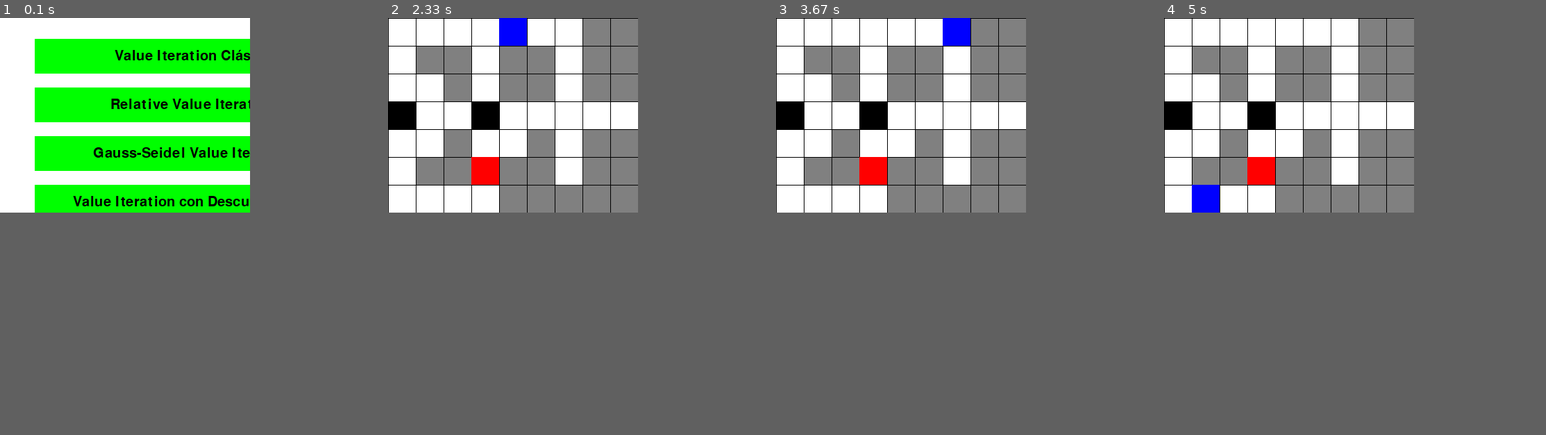
Above: before the commit, frames 1-4 (left to right).
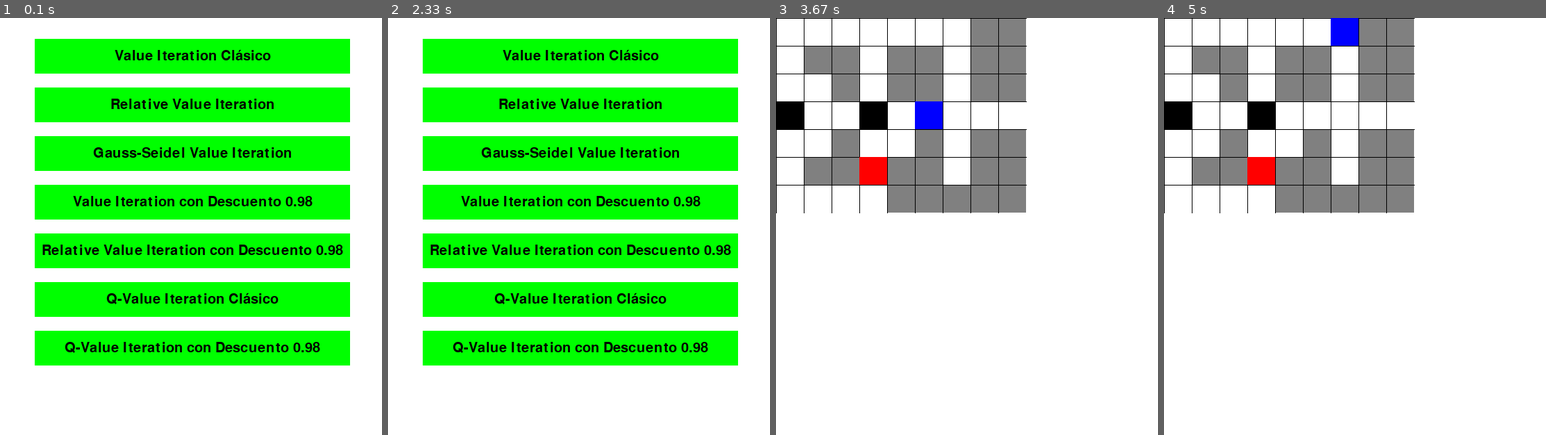
Above: after the commit, the same moments.

Repository: ancaryee/Robotica_T1
Game: pygame game, started from completo.py
Same seed, same stepped clock (60 frames per second), same inputs: the game is played once before the commit and once after it.
Inputs (mouse positions are in pixels of both pictures, inside the frame that each line leads up to):
- Up to frame 1 (0.1 s): no input
- Up to frame 2 (2.33 s): click (579, 347) at 0.38 s, where only the run after the commit has a clickable "Q-Value Iteration con Descuen…"; click (525, 397) at 1.92 s, where only the run after the commit has a clickable "Home"; move the mouse to (487, 143) at 2.3 s
- Up to frame 3 (3.67 s): click (875, 143) at 2.35 s
- Up to frame 4 (5 s): click (1301, 397) at 3.88 s, where only the run after the commit has a clickable "Home"; click (1454, 188) at 4.32 s
The window is 360x280 before the commit and 550x600 after it. Grey fills any space a smaller window leaves; there, only what the larger window draws over its background counts as a difference.

The runs differ from the first frame. In frame 1, 30% of the frame differs, in the area x 9-92%, y 5-84%; in frame 2, 54%, in the area x 0-92%, y 0-84%; in frame 3, 1.0%; in frame 4, 1.0%.

Commit message:
funcionando bien

Diff:
--- a/completo.py
+++ b/completo.py
@@ -173,7 +173,8 @@
 nMETA = 27
 
 def resetear_estado():
-    global posicion_robot, instrucciones, ejemplo_mapa
+    global posicion_robot, instrucciones, ejemplo_mapa, meta_alcanzada, pasos_totales, errores
+    # Restablecer el mapa a su estado inicial
     ejemplo_mapa = [
         [' ', ' ', ' ', ' ', ' ', ' ', ' ', '_', '_'],
         [' ', '_', '_', ' ', '_', '_', ' ', '_', '_'],
@@ -183,8 +184,14 @@
         [' ', '_', '_', ' ', '_', '_', ' ', '_', '_'],
         [' ', ' ', ' ', ' ', '_', '_', '_', '_', '_']
     ]
+    # Seleccionar una posición inicial aleatoria para el robot que no esté bloqueada
     posicion_robot = seleccionar_posicion_inicial_aleatoria(ejemplo_mapa)
-    instrucciones = []  # Limpia cualquier instrucción previa
+    # Reiniciar las instrucciones
+    instrucciones = []
+    # Restablecer las variables de estado
+    meta_alcanzada = False
+    pasos_totales = 0
+    errores = 0
 
 def nRw(nS, nA):
     if nS == nMETA:
@@ -213,7 +220,6 @@
 mostrar_menu = True
 ###################################################
 #ALGORITMOS
-instrucciones = []  # Inicializar la variable antes del bucle principal
 # Función para ejecutar un algoritmo basado en la selección
 def ejecutar_algoritmo(seleccion):
     global instrucciones
@@ -235,7 +241,6 @@
                 aX = aQ[s][:]
                 aE[nK][s] = max(aX)
                 aP[nK][s] = aX.index(max(aX))
-            print(nK, aP[nK])
             nK += 1
 
         instrucciones = aP[-1]  # Asignar las instrucciones obtenidas del modelo de Markov
@@ -268,7 +273,6 @@
                 policy[s] = max(range(nA), key=lambda a: sum([aT[a][s][sp] * (nRw(sp, a) + Ld * V[sp]) for sp in range(nS)]))
 
             iteracion += 1  # Incrementar el contador de iteraciones
-            print(f"Iteración {iteracion}, Delta: {delta}")  # Opcional: imprimir el progreso
 
         print("Política óptima calculada usando Relative Value Iteration:", policy)
         aP.append(policy)
@@ -299,7 +303,6 @@
                 policy[s] = max(range(nA), key=lambda a: sum([aT[a][s][sp] * (nRw(sp, a) + Ld * V[sp]) for sp in range(nS)]))
 
             iteracion += 1  # Incrementar el contador de iteraciones
-            print(f"Iteración {iteracion}, Delta: {delta}")  # Opcional: imprimir el progreso
 
         print("Política óptima calculada usando Gauss-Seidel Value Iteration:", policy)
         aP.append(policy)
@@ -329,7 +332,6 @@
                 policy[s] = max(range(nA), key=lambda a: sum([aT[a][s][sp] * (nRw(sp, a) + Ld * V[sp]) for sp in range(nS)]))
 
             iteracion += 1  # Incrementar el contador de iteraciones
-            print(f"Iteración {iteracion}, Delta: {delta}")  # Opcional: imprimir el progreso
 
         print("Política óptima calculada usando Value Iteration con Descuento 0.98:", policy)
         aP.append(policy)
@@ -363,7 +365,6 @@
                 policy[s] = max(range(nA), key=lambda a: sum([aT[a][s][sp] * (nRw(sp, a) + Ld * V[sp]) for sp in range(nS)]))
 
             iteracion += 1  # Incrementar el contador de iteraciones
-            print(f"Iteración {iteracion}, Delta: {delta}")  # Opcional: imprimir el progreso
 
         print("Relative Value Iteration con Descuento 0.98:", policy)
         aP.append(policy)
@@ -389,7 +390,6 @@
                     delta = max(delta, abs(q_old - Q[s][a]))  # Actualizar delta
 
             iteracion += 1  # Incrementar el contador de iteraciones
-            print(f"Iteración {iteracion}, Delta: {delta}")  # Opcional: imprimir el progreso
 
         # Extraer la política óptima de la tabla Q
         policy = [max(range(nA), key=lambda a: Q[s][a]) for s in range(nS)]
@@ -417,7 +417,6 @@
                     Q[s][a] = sum([aT[a][s][sp] * (nRw(sp, a) + Ld * max(Q[sp])) for sp in range(nS)])
                     delta = max(delta, abs(q_old - Q[s][a]))  # Actualizar delta
             iteracion += 1  # Incrementar el contador de iteraciones
-            print(f"Iteración {iteracion}, Delta: {delta}")  # Opcional: imprimir el progreso
 
         # Extraer la política óptima de la tabla Q
         policy = [max(range(nA), key=lambda a: Q[s][a]) for s in range(nS)]
@@ -429,7 +428,7 @@
 
 
 # Configurar la pantalla
-pantalla = pygame.display.set_mode((ANCHO, ALTO))
+pantalla = pygame.display.set_mode((550, 600))
 pygame.display.set_caption('Seleccionar Algoritmo')
 
 # Fuente para el texto
@@ -468,6 +467,7 @@
     text_rect = text.get_rect()
     text_rect.center = home_button.center
     pantalla.blit(text, text_rect)
+
 # Asegúrate de que el tamaño del botón es suficiente para el texto
 button_width = max(font.size(alg)[0] for alg in algorithms) + 20  # Agrega un poco de margen
 buttons = [pygame.Rect(50, 30 + i*70, button_width, 50) for i, alg in enumerate(algorithms)]
@@ -491,30 +491,30 @@
         if evento.type == pygame.QUIT:
             jugando = False
         elif evento.type == pygame.MOUSEBUTTONDOWN:
+            mouse_pos = evento.pos
             if mostrar_menu:
-                mouse_pos = evento.pos
                 for i, button in enumerate(buttons):
                     if button.collidepoint(mouse_pos):
                         print(f"Ejecutando {algorithms[i]}")
-                        resetear_estado()  # Resetear el estado antes de ejecutar el nuevo algoritmo
-                        ejecutar_algoritmo(algorithms[i])
+                        resetear_estado()
+                        instrucciones = ejecutar_algoritmo(algorithms[i])
                         mostrar_menu = False
-                        mostrar_home = True  # Muestra el botón Home después de seleccionar un algoritmo
-            elif mostrar_home and home_button.collidepoint(evento.pos):  # Si se clickea el botón Home
-                resetear_estado()  # Resetear el estado al volver al menú
+                        mostrar_home = True
+            elif mostrar_home and home_button.collidepoint(mouse_pos):
                 mostrar_menu = True
-                mostrar_home = False  # Oculta el botón Home
-
-    pantalla.fill(BLANCO)  # Limpia la pantalla
+                mostrar_home = False
+
+    pantalla.fill(BLANCO)
     if mostrar_menu:
         draw_menu()
-    elif mostrar_home:
-        draw_home_button()
+    else:
+        if mostrar_home:
+            draw_home_button()
         dibujar_mapa(ejemplo_mapa, pantalla)
-        if instrucciones:
+        if instrucciones and not mostrar_menu:
             mover_robot()
             pygame.display.flip()
-            time.sleep(0.5)
+            time.sleep(0.3)
 
 pygame.quit()
 sys.exit()
--- /dev/null
+++ b/import pygame.py
@@ -0,0 +1,237 @@
+import pygame
+import sys
+import time
+import random
+
+# Definir colores
+BLANCO, NEGRO, GRIS, ROJO, AZUL = (255, 255, 255), (0, 0, 0), (128, 128, 128), (255, 0, 0), (0, 0, 255)
+NORTE, SUR, ESTE, OESTE = 0, 1, 2, 3
+
+# Funciones del modelo de Markov
+def mapear_a_estados(mapa):
+    estados = []
+    for i in range(len(mapa)):
+        for j in range(len(mapa[0])):
+            if mapa[i][j] not in "_M":
+                estados.append((i, j))
+    return estados
+
+def construir_matriz_transicion(mapa, estados, direccion_principal):
+    n = len(estados)
+    P = [[0 for _ in range(n)] for _ in range(n)]
+
+    def indice_estado(estado):
+        if estado in estados:
+            return estados.index(estado)
+        return None
+
+    for estado in estados:
+        i, j = estado
+        indice_actual = indice_estado((i, j))
+        P[indice_actual][indice_actual] = 1.0
+
+        # Definir direcciones y probabilidades dentro del bucle
+        desplazamientos_direccion = {
+            'norte': ((i-1, j), 0.90, [('este', (i, j+1), 0.05), ('oeste', (i, j-1), 0.05)]),
+            'sur':   ((i+1, j), 0.90, [('este', (i, j+1), 0.05), ('oeste', (i, j-1), 0.05)]),
+            'este':  ((i, j+1), 0.90, [('norte', (i-1, j), 0.05), ('sur', (i+1, j), 0.05)]),
+            'oeste': ((i, j-1), 0.90, [('norte', (i-1, j), 0.05), ('sur', (i+1, j), 0.05)])
+        }
+
+        primaria, prob_primaria, secundarias = desplazamientos_direccion[direccion_principal]
+
+        # Dirección primaria
+        if 0 <= primaria[0] < len(mapa) and 0 <= primaria[1] < len(mapa[0]) and mapa[primaria[0]][primaria[1]] not in "_M":
+            P[indice_actual][indice_actual] -= prob_primaria
+            P[indice_actual][indice_estado(primaria)] = prob_primaria
+
+        # Direcciones secundarias
+        for direccion, pos, prob in secundarias:
+            if 0 <= pos[0] < len(mapa) and 0 <= pos[1] < len(mapa[0]) and mapa[pos[0]][pos[1]] not in "_M":
+                P[indice_actual][indice_actual] -= prob
+                P[indice_actual][indice_estado(pos)] = prob
+
+    return P
+
+def imprimir_matriz(matriz):
+    for fila in matriz:
+        print(["{:.2f}".format(max(0, prob)) if abs(prob) < 1e-10 else "{:.2f}".format(prob) for prob in fila])
+
+# Funciones del robot
+def dibujar_mapa(mapa, pantalla):
+    for fila in range(len(mapa)):
+        for columna in range(len(mapa[0])):
+            color = NEGRO if mapa[fila][columna] == 'M' else GRIS if mapa[fila][columna] == '_' else BLANCO
+            pygame.draw.rect(pantalla, color, (columna*TAM_BLOQUE, fila*TAM_BLOQUE, TAM_BLOQUE, TAM_BLOQUE))
+            pygame.draw.line(pantalla, NEGRO, (columna*TAM_BLOQUE, 0), (columna*TAM_BLOQUE, ALTO))
+        pygame.draw.line(pantalla, NEGRO, (0, fila*TAM_BLOQUE), (ANCHO, fila*TAM_BLOQUE))
+
+    # Dibujar el robot y la meta
+    pygame.draw.rect(pantalla, AZUL, (posicion_robot[1]*TAM_BLOQUE, posicion_robot[0]*TAM_BLOQUE, TAM_BLOQUE, TAM_BLOQUE))
+    pygame.draw.rect(pantalla, AZUL if ejemplo_mapa[5][3] == 'R' else ROJO, (3*TAM_BLOQUE, 5*TAM_BLOQUE, TAM_BLOQUE, TAM_BLOQUE))
+    if not instrucciones:
+        font = pygame.font.SysFont(None, 30)
+        texto = font.render("Recorrido terminado", True, NEGRO)
+        pantalla.blit(texto, texto.get_rect(center=(ANCHO // 2, ALTO // 4)))
+
+
+
+meta_alcanzada = False  # Esto marca si la meta ha sido alcanzada
+pasos_totales = 0  # Contador total de pasos realizados por el robot
+errores = 0  # Contador de errores (movimientos no intencionales)
+
+NUMERO_MAXIMO_PASOS = 1000
+
+def mover_robot():
+    global posicion_robot, ejemplo_mapa, pantalla, meta_alcanzada, pasos_totales, errores
+
+    # Si la meta ha sido alcanzada o se han excedido los pasos máximos, no se mueve el robot
+    if meta_alcanzada or pasos_totales >= NUMERO_MAXIMO_PASOS:
+        return
+
+    i, j = posicion_robot
+    desplazamientos_direccion = {
+        'norte': ((i-1, j), 0.90, [('este', (i, j+1), 0.05), ('oeste', (i, j-1), 0.05)]),
+        'sur':   ((i+1, j), 0.90, [('este', (i, j+1), 0.05), ('oeste', (i, j-1), 0.05)]),
+        'este':  ((i, j+1), 0.90, [('norte', (i-1, j), 0.05), ('sur', (i+1, j), 0.05)]),
+        'oeste': ((i, j-1), 0.90, [('norte', (i-1, j), 0.05), ('sur', (i+1, j), 0.05)])
+    }
+
+    # Obtener la dirección desde la política
+    direccion_principal = ['norte', 'sur', 'este', 'oeste'][instrucciones[estados.index((i, j))]]
+    movimiento_principal, prob_principal, movimientos_secundarios = desplazamientos_direccion[direccion_principal]
+
+    # Crear la lista de movimientos basada en probabilidades
+    movimientos = [movimiento_principal] * int(prob_principal * 100) + \
+                   [movimientos_secundarios[0][1]] * int(movimientos_secundarios[0][2] * 100) + \
+                   [movimientos_secundarios[1][1]] * int(movimientos_secundarios[1][2] * 100)
+
+    # Limitar el número de pasos a un máximo de NUMERO_MAXIMO_PASOS
+    movimientos = movimientos[:NUMERO_MAXIMO_PASOS]
+
+    # Elegir un movimiento basado en la probabilidad
+    nueva_posicion = random.choice(movimientos)
+    pasos_totales += 1
+
+    # Verificar si se realizó un movimiento erróneo
+    if nueva_posicion != movimiento_principal:
+        errores += 1
+
+    # Verificar si la nueva posición es válida
+    if (0 <= nueva_posicion[0] < len(ejemplo_mapa) and
+        0 <= nueva_posicion[1] < len(ejemplo_mapa[0]) and
+        ejemplo_mapa[nueva_posicion[0]][nueva_posicion[1]] not in "_M"):
+        posicion_robot = nueva_posicion
+
+        # Verificar si el robot llegó a la meta
+        if posicion_robot == (5, 3):  # Asegúrate de ajustar estas coordenadas a las de tu meta
+            ejemplo_mapa[5][3] = 'R'  # Marcar la meta como alcanzada
+            meta_alcanzada = True  # Detener movimientos futuros
+            print("¡Meta alcanzada!")
+
+        # Redibujar el mapa con la nueva posición del robot
+        pantalla.fill(BLANCO)
+        dibujar_mapa(ejemplo_mapa, pantalla)
+        pygame.display.flip()
+        pygame.time.wait(500)
+
+    # Imprimir estadísticas de movimiento
+    print(f"Total de pasos: {pasos_totales}, Errores: {errores}")
+
+
+def seleccionar_posicion_inicial_aleatoria(mapa):
+    posiciones_validas = [
+        (i, j) for i in range(len(mapa)) for j in range(len(mapa[0]))
+        if mapa[i][j] not in ('M', '_')
+    ]
+    return random.choice(posiciones_validas)
+######################################################################################################################
+pygame.init()
+
+# Definir el tamaño de los bloques y del mapa
+ejemplo_mapa = [
+    [ ' '  ,  ' ' ,  ' '  ,  ' '  ,  ' '  ,  ' '  ,  ' '  , '_'  ,  '_'  ],
+    [ ' '  ,  '_' ,  '_'  ,  ' '  ,  '_'  ,  '_'  ,  ' '  , '_'  ,  '_'  ],
+    [ ' '  ,  ' ' ,  '_'  ,  ' '  ,  '_'  ,  '_'  ,  ' '  , '_'  ,  '_'  ],
+    [ 'M'  ,  ' ' ,  ' '  ,  'M'  ,  ' '  ,  ' '  ,  ' '  , ' '  ,  ' '  ],
+    [ ' '  ,  ' ' ,  '_'  ,  ' '  ,  ' '  ,  '_'  ,  ' '  , '_'  ,  '_'  ],
+    [ ' '  ,  '_' ,  '_'  ,  ' '  ,  '_'  ,  '_'  ,  ' '  , '_'  ,  '_'  ],
+    [ ' '  ,  ' ' ,  ' '  ,  ' '  ,  '_'  ,  '_'  ,  '_'  , '_'  ,  '_'  ]
+]
+TAM_BLOQUE = 40
+ANCHO = len(ejemplo_mapa[0]) * TAM_BLOQUE
+ALTO = len(ejemplo_mapa) * TAM_BLOQUE
+
+# Cargar modelo de Markov
+estados = mapear_a_estados(ejemplo_mapa)
+P1 = construir_matriz_transicion(ejemplo_mapa, estados, 'norte')
+P2 = construir_matriz_transicion(ejemplo_mapa, estados, 'sur')
+P3 = construir_matriz_transicion(ejemplo_mapa, estados, 'este')
+P4 = construir_matriz_transicion(ejemplo_mapa, estados, 'oeste')
+
+Ld = 0.90
+nMETA = 27
+
+def nRw(nS, nA):
+    if nS == nMETA:
+        return +100
+    else:
+        return 0.1
+
+nS = len(P1)
+nA = 4
+nE = 0.0001
+aQ = [[0]*nA for i in range(nS)]
+aP = []
+a0 = [+0 for i in range(0, 33)]
+a1 = [+1 for i in range(0, 33)]
+a2 = [-1 for i in range(0, 33)]
+aT = []
+aE = []
+nK = 1
+
+aT = [P1, P2, P3, P4]
+aE.append(a1)
+aP.append(a0)
+
+while nK < 1000:
+    aE.append(a0)
+    aP.append(a2)
+    for s in range(0, nS):
+        for a in range(0, nA):
+            aAux = [aT[a][s][i] * aE[nK - 1][i] for i in range(0, nS)]
+            aQ[s][a] = nRw(s, a) + Ld * sum(aAux)
+        aX = aQ[s][:]
+        aE[nK][s] = max(aX)
+        aP[nK][s] = aX.index(max(aX))
+    nK += 1
+
+print("Esta es la política final óptima:")
+print(aP[-1])
+
+instrucciones = aP[-1]  # Asignar las instrucciones obtenidas del modelo de Markov
+# time.sleep(2)
+# Configurar la pantalla
+pantalla = pygame.display.set_mode((ANCHO, ALTO))
+pygame.display.set_caption("Mapa")
+
+# Posición inicial del robot
+posicion_robot = (0,0)
+
+# Bucle principal del juego
+reloj = pygame.time.Clock()
+jugando = True
+while jugando:
+    for evento in pygame.event.get():
+        if evento.type == pygame.QUIT:
+            jugando = False  # Salir del bucle si se cierra la ventana
+        elif evento.type == pygame.KEYDOWN:
+            if evento.key == pygame.K_ESCAPE:
+                jugando = False  # Salir del bucle si se presiona la tecla Escape
+
+    # Mover el robot según la política óptima para su estado actual
+    mover_robot()
+
+# Salir de Pygame
+pygame.quit()
+sys.exit()
